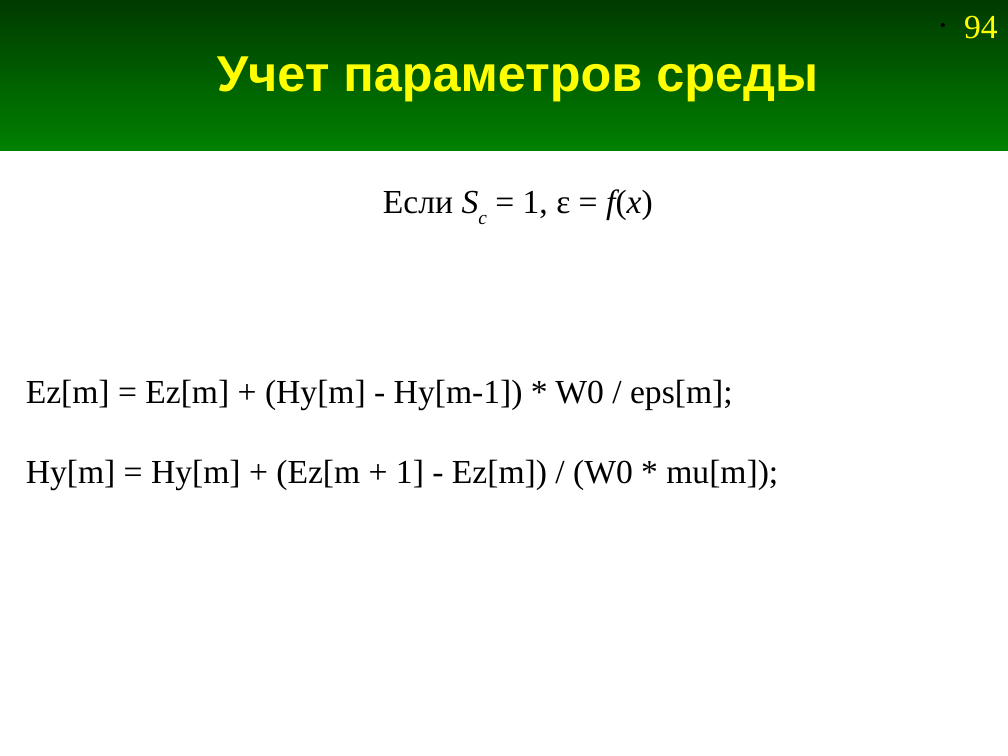
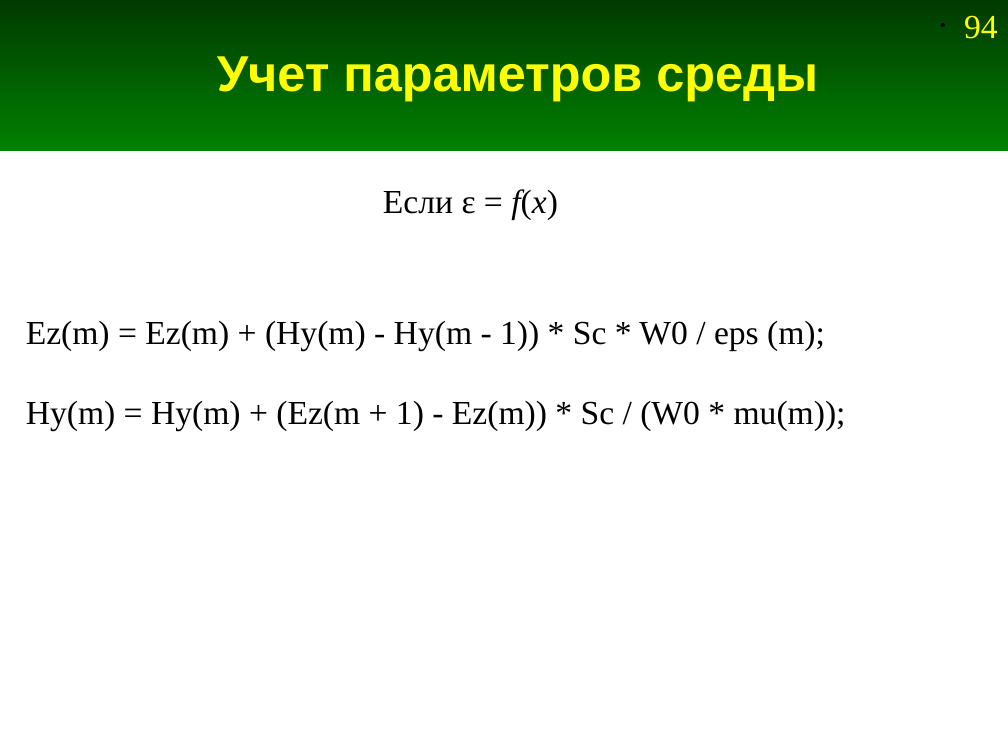
Before and after one commit to andris0147sv/modelling, a slide deck: slide 94 of presentations/2. FDTD.odp. Drawn at 1008x756 pixels with LibreOffice and Linux fonts; fonts in the diff are those of the drawing. Boxes give left, top, right and bottom in pixels: in the first picture for what was removed or moved away, otherwise in the second. Text is boxed around its words. In the diff, an @@ line names an element or a change of style, - is before the commit and + after.

```diff
--- a/presentations/2. FDTD.odp
+++ b/presentations/2. FDTD.odp
@@ text at box(383, 189, 558, 219): text changed @@
-Если Sc = 1, ε = f(x)
+Если ε = f(x)
@@ text at box(26, 321, 846, 431): text changed @@
-Ez[m] = Ez[m] + (Hy[m] - Hy[m-1]) * W0 / eps[m];
-Hy[m] = Hy[m] + (Ez[m + 1] - Ez[m]) / (W0 * mu[m]);
+Ez(m) = Ez(m) + (Hy(m) - Hy(m - 1)) * Sc * W0 / eps (m);
+Hy(m) = Hy(m) + (Ez(m + 1) - Ez(m)) * Sc / (W0 * mu(m));
```
Also in this commit, not shown: 1 slide added, 1 slide removed, 2 other files.
